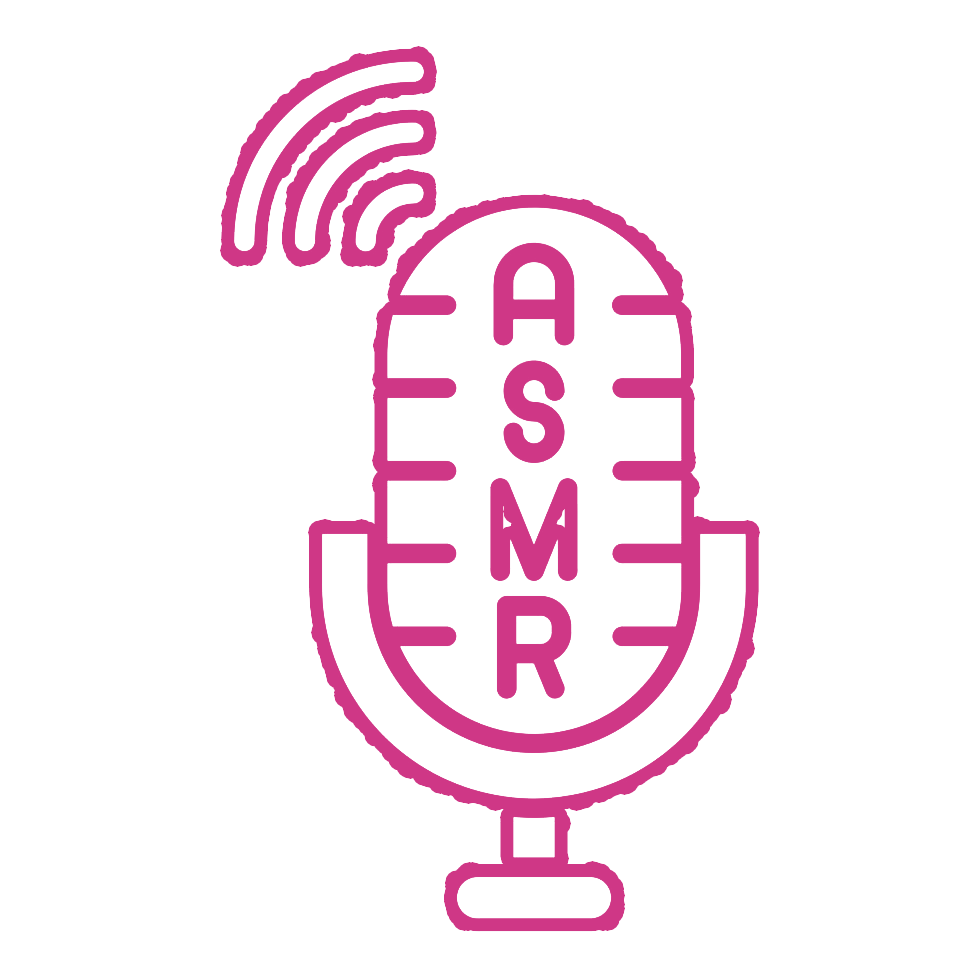
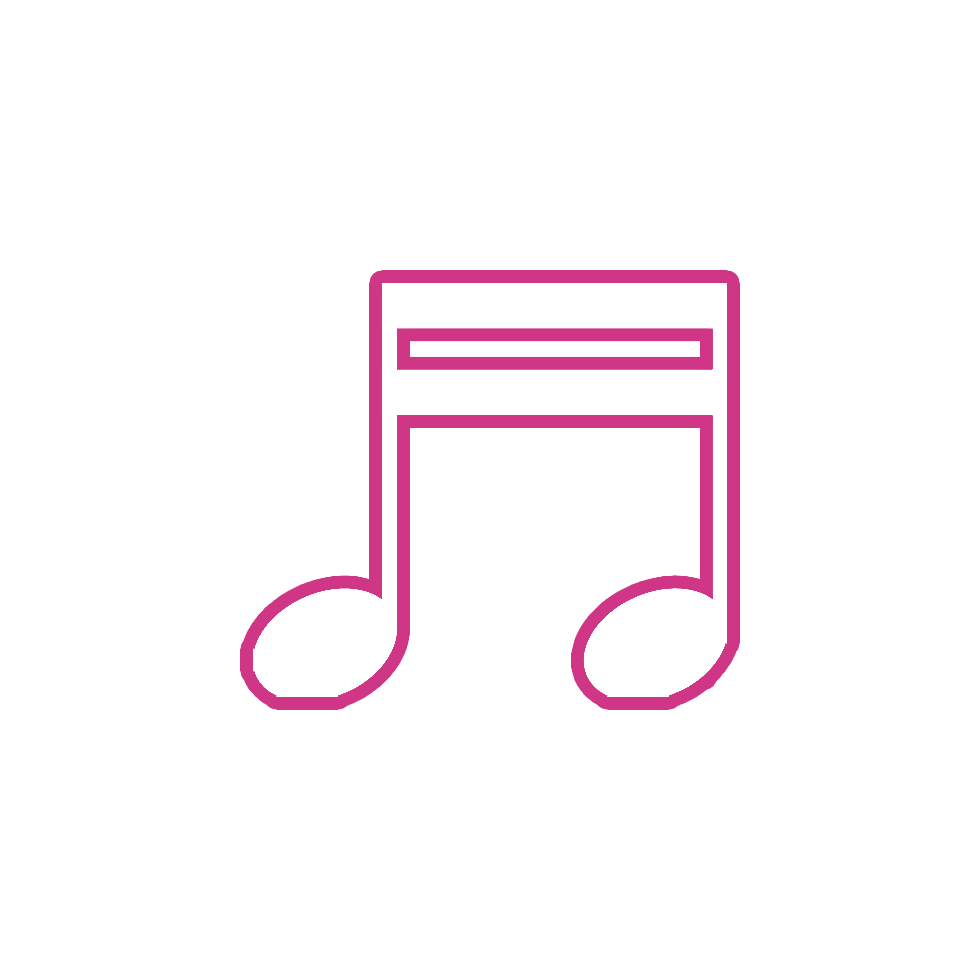
The second w=980, h=980 image is a revision of the first. Changes to its layers:
added layer "Layer 1" in group "ASMR" over [253, 283, 727, 697]
hid "Background" (1st of 2, in "ASMR") over [232, 58, 748, 919]